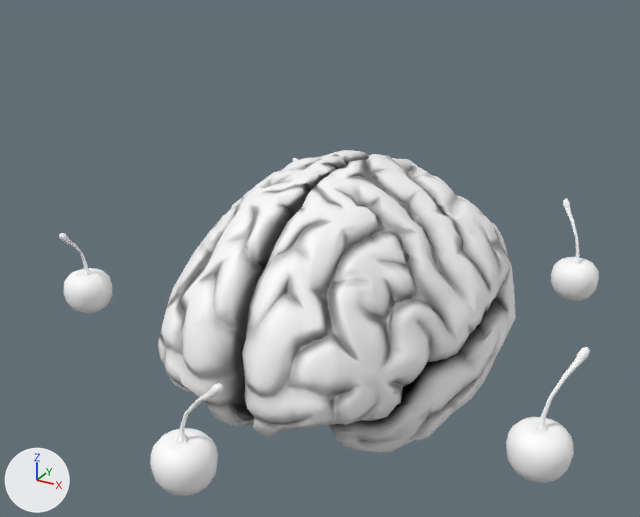
What one commit did to the glTF model public/models/cervello.glb.
Rendered twice from a 50 mm lens placed at (0.202, -0.39, 0.242), pointed at (-0.009, -0.006, 0.05). The axes (+X, +Y, +Z) are drawn at lower left. The lights are the same throughout. The older version comes first. Where no turn or scale is listed for an object, it has been applied to the vertices.

The scene before the commit, as lines of its bpy script (objects in view):
```python
me_mesh = bpy.data.meshes.new('Mesh')
me_mesh.from_pydata(...)  # 1255 vertices, 2440 faces; spans x -0.157..0.146, y -0.164..0.141, z 0.003..0.06
# faces by material slot: [1600, 840]
me_mesh.materials.append(mat_mat_ciliegia)  # white #ffffff
me_mesh.materials.append(mat_mat_gambo_ciliegia)  # white #ffffff
me_mesh_005 = bpy.data.meshes.new('Mesh.005')
me_mesh_005.from_pydata(...)  # 4970 vertices, 9932 faces; spans x -0.089..0.089, y -0.111..0.111, z -0.035..0.106
me_mesh_005.materials.append(mat_mat_lobo_frontale)
ob_ciliegie_g = bpy.data.objects.new('ciliegie_g', me_mesh)
ob_ciliegie_g.location = (0.0, 0.0, 0.0)
ob_lobi_g = bpy.data.objects.new('lobi_g', me_mesh_005)
ob_lobi_g.location = (0.0, 0.0, 0.0)
```
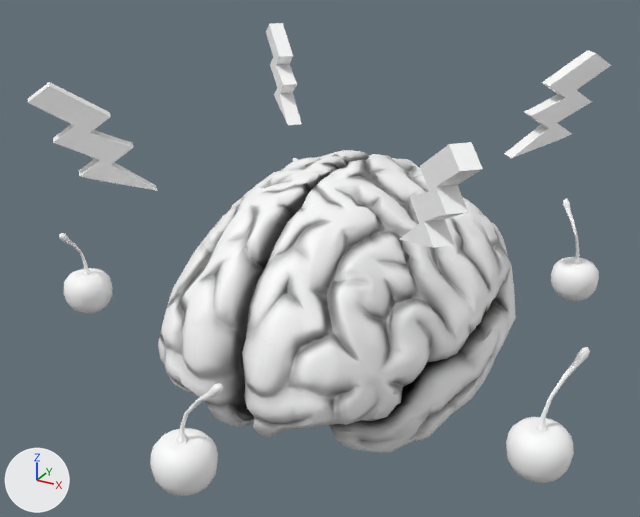
Changed parts and their boxes (x1, y1, x2, y2) in the pictures (640 x 517 px):
'saette_g', added: after (28, 23, 611, 248)

Diff of the bpy script that builds the scene:
```diff
--- a/public/models/cervello.glb.py
+++ b/public/models/cervello.glb.py
@@ mat_mat_saette @@
+mat_mat_saette = principled_material('Mat_saette')
+mat_mat_saette.base_color = (1.0, 1.0, 1.0)  # white #ffffff
@@ me_mesh_006 @@
+me_mesh_006.from_pydata(...)  # 120 vertices, 224 faces; spans x -0.109..0.109, y -0.109..0.109, z 0.099..0.153
+me_mesh_006.materials.append(mat_mat_saette)  # white #ffffff
@@ ob_saette_g @@
+ob_saette_g = bpy.data.objects.new('saette_g', me_mesh_006)
+ob_saette_g.location = (0.0, 0.0, 0.0)
```
